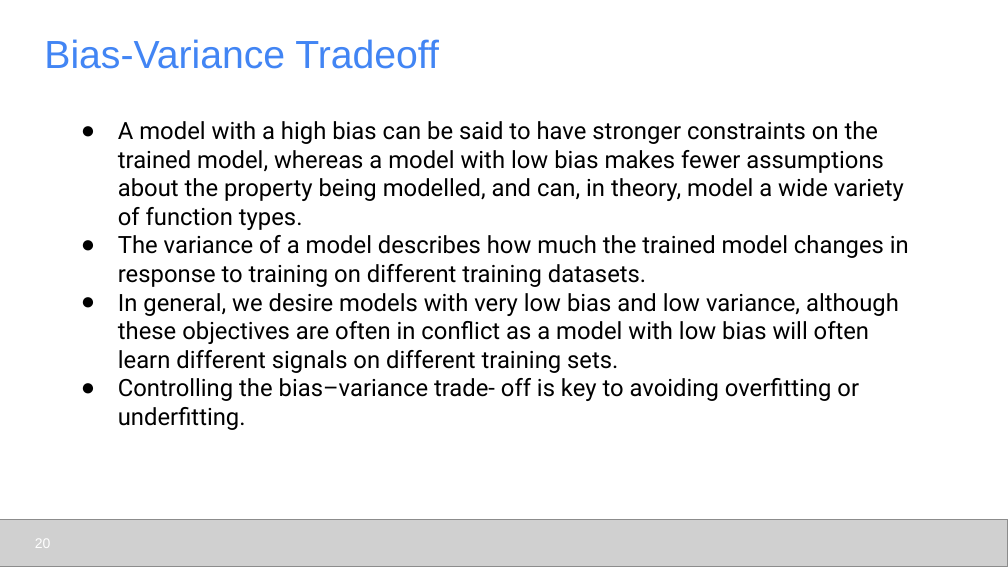
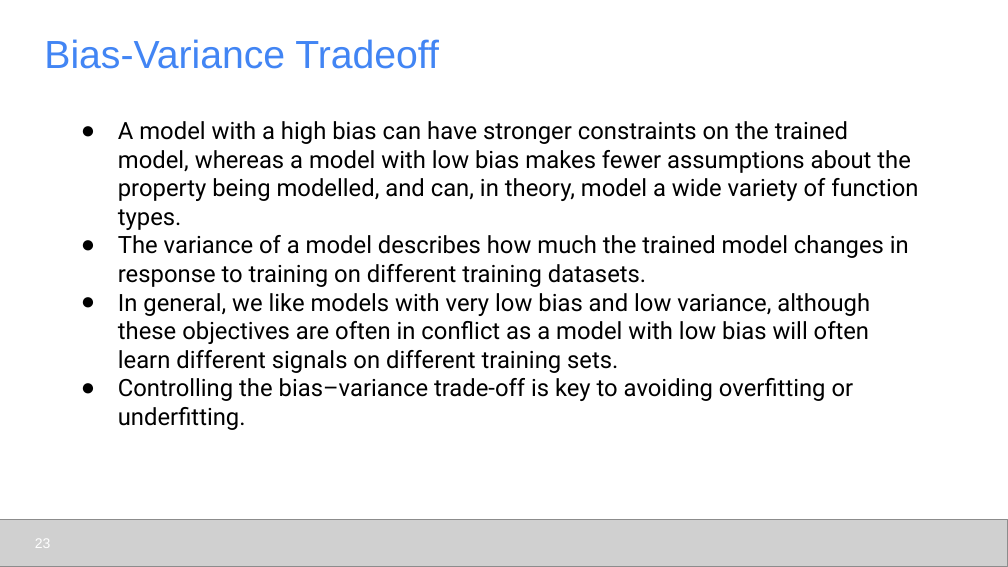
Before and after one commit to udel-cbcb/al_ml_workshop, a slide deck: slide 23 of Day_1/Lectures/Day_1_Lecture_1_Introduction_to_Artificial_Intelligence_and_Machine_Learning.pptx (slide 20 before the commit). Drawn at 1008x567 pixels with LibreOffice and Linux fonts; fonts in the diff are those of the drawing; grey boxes stand for pictures. Boxes give left, top, right and bottom in pixels: in the first picture for what was removed or moved away, otherwise in the second. Text is boxed around its words. In the diff, an @@ line names an element or a change of style, - is before the commit and + after.

```diff
--- a/Day_1/Lectures/Day_1_Lecture_1_Introduction_to_Artificial_Intelligence_and_Machine_Learning.pptx
+++ b/Day_1/Lectures/Day_1_Lecture_1_Introduction_to_Artificial_Intelligence_and_Machine_Learning.pptx
@@ text at [118,121,918,230]: text changed @@
-● A model with a high bias can be said to have stronger constraints on the trained model, whereas a model with low bias makes fewer assumptions about the property being modelled, and can, in theory, model a wide variety of function types.
+● A model with a high bias can have stronger constraints on the trained model, whereas a model with low bias makes fewer assumptions about the property being modelled, and can, in theory, model a wide variety of function types.
@@ text at [118,293,870,430]: text changed @@
-● In general, we desire models with very low bias and low variance, although these objectives are often in conflict as a model with low bias will often learn different signals on different training sets.
-● Controlling the bias–variance trade- off is key to avoiding overfitting or underfitting.
+● In general, we like models with very low bias and low variance, although these objectives are often in conflict as a model with low bias will often learn different signals on different training sets.
+● Controlling the bias–variance trade-off is key to avoiding overfitting or underfitting.
@@ page number at [35,539,51,548]: text changed @@
-20
+23
```
Also in this commit, not shown: 9 other slides changed, 3 slides added, 7 other files.
